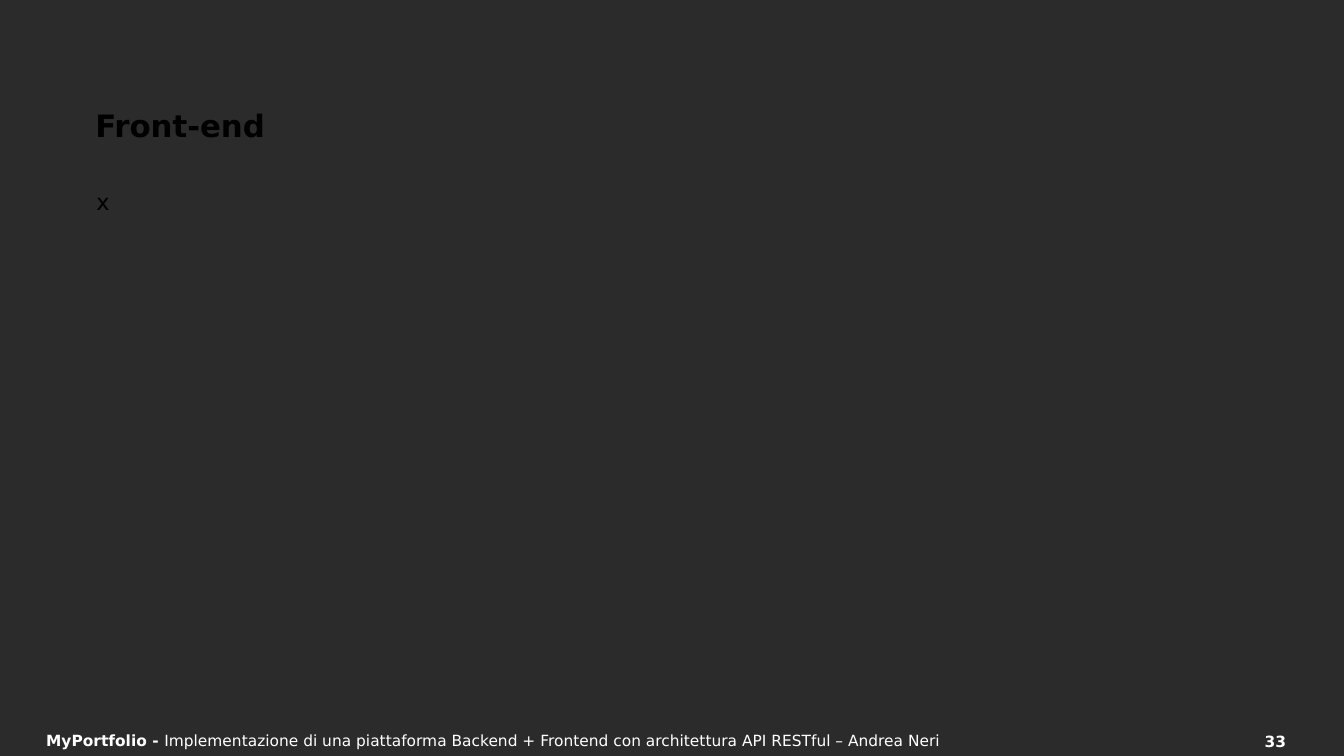
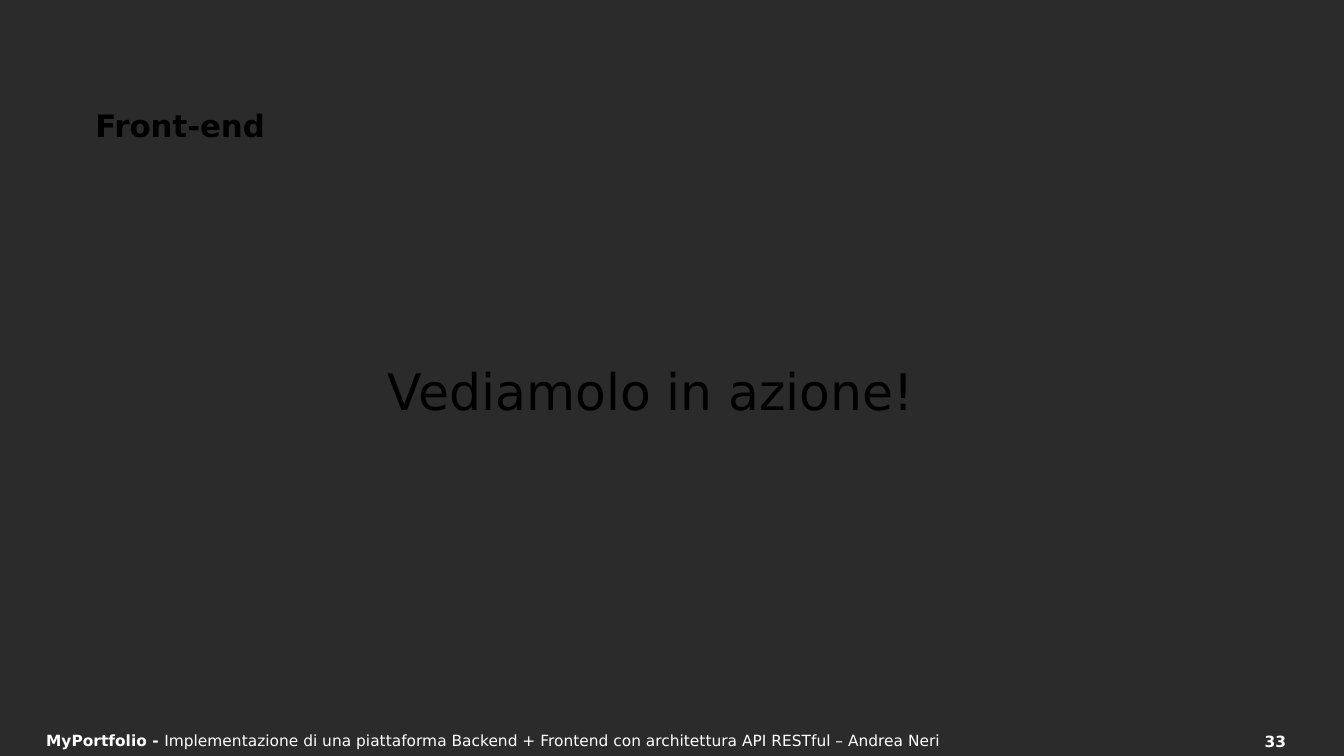
Before and after one commit to And97/myportfolio, a slide deck: slide 33 of documentazione/Presentazione SWAM.pptx. Drawn at 1344x756 pixels with LibreOffice and Linux fonts; fonts in the diff are those of the drawing; background and template pictures are left out; a plain dark background stands for a picture behind light text. Boxes give left, top, right and bottom in pixels: in the first picture for what was removed or moved away, otherwise in the second. Text is boxed around its words. In the diff, an @@ line names an element or a change of style, - is before the commit and + after.

Commit message:
pdf presentazione

```diff
--- a/documentazione/Presentazione SWAM.pptx
+++ b/documentazione/Presentazione SWAM.pptx
@@ text at box(388, 372, 914, 410): text changed; size 16 to 36 pt @@
-x
+Vediamolo in azione!
```
Also in this commit, not shown: 1 other file.
